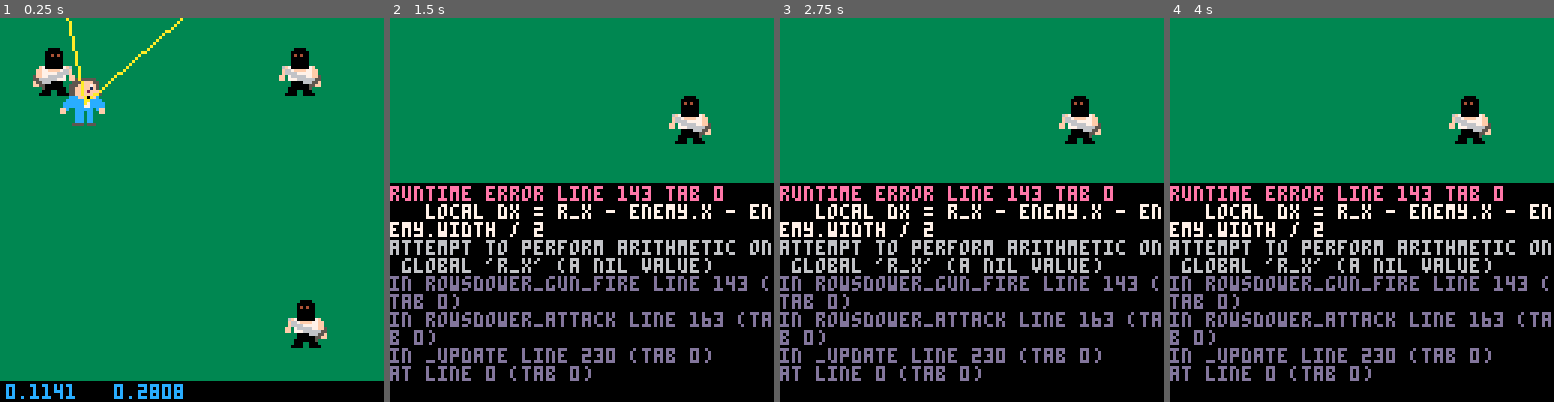
Above: before the commit, frames 1-4 (left to right).
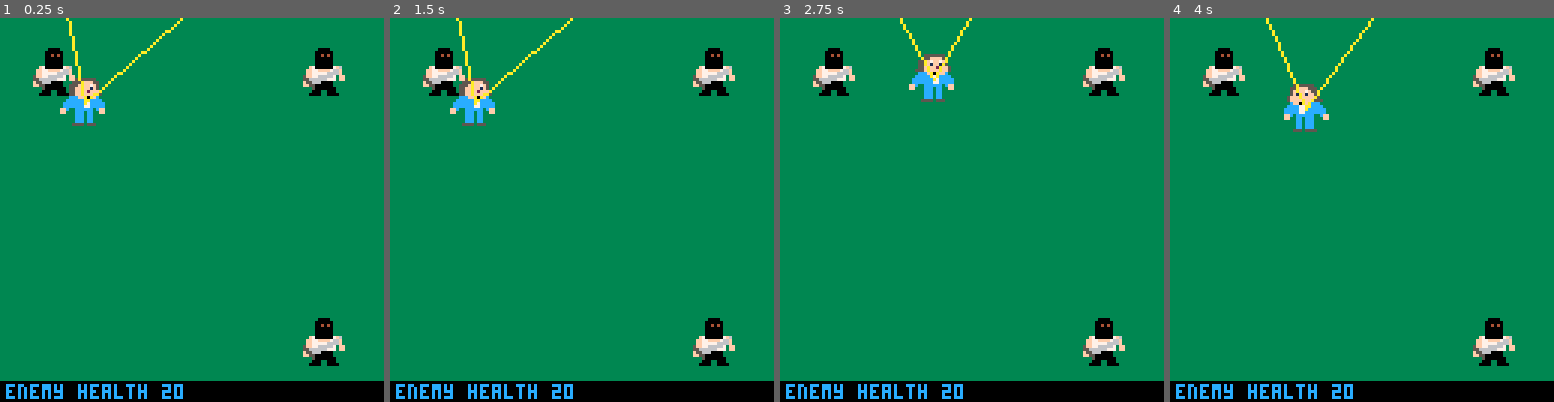
Above: after the commit, the same moments.

Repository: welucas2/pico-8-carts
Game: PICO-8 cartridge rowsdower.p8
Two runs of this game, one before a commit and one after it. Both use one fixed random seed, a clock stepped at 60 frames per second and the inputs below.
Inputs:
- Up to frame 1 (0.25 s): no input
- Up to frame 2 (1.5 s): tap X (X key) at 0.33, 1.07 s; tap O (Z key) at 0.7 s
- Up to frame 3 (2.75 s): hold Right 1.6-2.1 s; tap O (Z key) at 1.7, 2.1, 2.5 s; tap X (X key) at 1.85 s; hold Up 2.15-2.42 s; hold Right from 2.47 s (still down)
- Up to frame 4 (4 s): tap O (Z key) at 2.9, 3.3, 3.7 s; tap X (X key) at 2.97 s; release Right at 3.03 s; hold Left 3.08-3.58 s; hold Down 3.63-3.97 s

The runs differ from the first frame. In frame 1, 3.5% of the frame differs, in the area x 2-90%, y 7-100%; in frame 2, 56%, in the area x 0-100%, y 0-100%; in frame 3, 56%; in frame 4, 56%.
Error before the commit: runtime error line 143 tab 0; local dx = r_x - enemy.x - enemy.width / 2; attempt to perform arithmetic on global 'r_x' (a nil value)

Commit message:
Fixed enemy gun hit detection

Diff:
--- a/rowsdower.p8
+++ b/rowsdower.p8
@@ -141,10 +141,12 @@
 end
 
 function rowsdower_gun_fire()
+ local r_x = rowsdower.x + rowsdower.width / 2
+ local r_y = rowsdower.y + rowsdower.height / 2
  for i, enemy in pairs(enemies) do
   if enemy.distance <= gun_range then
-   local dx = r_x - enemy.x - enemy.width / 2
-   local dy = r_y - enemy.y - enemy.height / 2
+   local dx = enemy.x + enemy.width / 2 - r_x
+   local dy = enemy.y + enemy.height / 2 - r_y
    local enemy_angle = atan2(dx, dy)
    if gun_min_arc < gun_max_arc then
     if gun_min_arc <= enemy_angle and enemy_angle <= gun_max_arc then
@@ -177,9 +179,9 @@
   if enemy.distance > rowsdower.width then
    dx = character_speed * dx / enemy.distance
    dy = character_speed * dy / enemy.distance
-   if dx ~= 0 or dy ~= 0 then
-     move_character(enemy,dx,dy)
-   end
+  --  if dx ~= 0 or dy ~= 0 then
+  --    move_character(enemy,dx,dy)
+  --  end
   end
  end
 end
@@ -241,8 +243,8 @@
  draw_gun_arc()
  rectfill(0, 121, 128, 128, 0)
  --  print('fight, rowsdower!', 2, 122, 12)
- -- print('enemy health '..enemies[1].health, 2, 122, 12)
- print(gun_min_arc..'   '..gun_max_arc, 2, 122, 12)
+ print('enemy health '..enemies[1].health, 2, 122, 12)
+--  print(gun_min_arc..'   '..gun_max_arc, 2, 122, 12)
 end
 
 __gfx__
